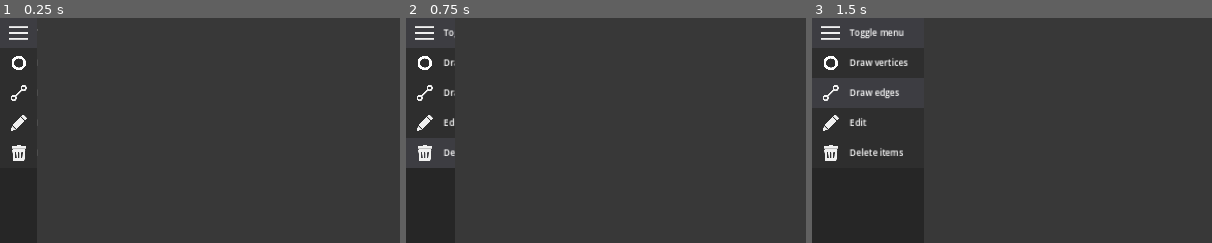
Above: before the commit, frames 1-3 (left to right).
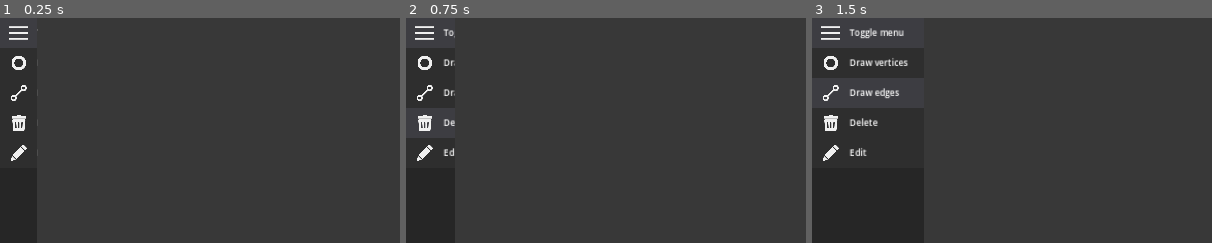
Above: after the commit, the same moments.

Repository: SergioQuintanillaGracia/graphicate
Game: Godot game, scene res://scenes/main.tscn
Two runs of this game, one before a commit and one after it. Both use one fixed random seed, a clock stepped at 60 frames per second and the inputs below.
Inputs (mouse positions are % of the whole screen's width and height, from its top left):
- Up to frame 1 (0.25 s): no input
- Up to frame 2 (0.75 s): tap Enter (custom_ui_accept) at 0.5 s; move the mouse to (2, 3) at 0.52 s; tap D (delete_mode) at 0.6 s; click (2, 3) at 0.67 s
- Up to frame 3 (1.5 s): tap 2 (draw_edge_mode) at 0.8, 1.35 s; tap Enter (custom_ui_accept) at 1.25 s; move the mouse to (30, 55) at 1.27 s; click (30, 55) at 1.42 s
The pictures show only the part of the screen within x 0-50%, y 0-50%; the shares and areas given below are measured in that part.

The runs differ from the first frame. In frame 1, 0.4% of the frame differs, in the area x 2-7%, y 16-64%; in frame 2, 0.5%; in frame 3, 0.8%, in the area x 2-23%, y 16-64%.

Commit message:
Button repositioning, color and bug fixes

Diff:
--- a/project.godot
+++ b/project.godot
@@ -46,25 +46,29 @@
 draw_vertex_mode={
 "deadzone": 0.5,
 "events": [Object(InputEventKey,"resource_local_to_scene":false,"resource_name":"","device":-1,"window_id":0,"alt_pressed":false,"shift_pressed":false,"ctrl_pressed":false,"meta_pressed":false,"pressed":false,"keycode":0,"physical_keycode":49,"key_label":0,"unicode":49,"echo":false,"script":null)
+, Object(InputEventKey,"resource_local_to_scene":false,"resource_name":"","device":0,"window_id":0,"alt_pressed":false,"shift_pressed":false,"ctrl_pressed":false,"meta_pressed":false,"pressed":false,"keycode":0,"physical_keycode":4194439,"key_label":0,"unicode":0,"echo":false,"script":null)
 , Object(InputEventKey,"resource_local_to_scene":false,"resource_name":"","device":-1,"window_id":0,"alt_pressed":false,"shift_pressed":false,"ctrl_pressed":false,"meta_pressed":false,"pressed":false,"keycode":0,"physical_keycode":86,"key_label":0,"unicode":118,"echo":false,"script":null)
 ]
 }
 draw_edge_mode={
 "deadzone": 0.5,
 "events": [Object(InputEventKey,"resource_local_to_scene":false,"resource_name":"","device":-1,"window_id":0,"alt_pressed":false,"shift_pressed":false,"ctrl_pressed":false,"meta_pressed":false,"pressed":false,"keycode":0,"physical_keycode":50,"key_label":0,"unicode":50,"echo":false,"script":null)
+, Object(InputEventKey,"resource_local_to_scene":false,"resource_name":"","device":0,"window_id":0,"alt_pressed":false,"shift_pressed":false,"ctrl_pressed":false,"meta_pressed":false,"pressed":false,"keycode":0,"physical_keycode":4194440,"key_label":0,"unicode":0,"echo":false,"script":null)
 , Object(InputEventKey,"resource_local_to_scene":false,"resource_name":"","device":-1,"window_id":0,"alt_pressed":false,"shift_pressed":false,"ctrl_pressed":false,"meta_pressed":false,"pressed":false,"keycode":0,"physical_keycode":69,"key_label":0,"unicode":101,"echo":false,"script":null)
+]
+}
+delete_mode={
+"deadzone": 0.5,
+"events": [Object(InputEventKey,"resource_local_to_scene":false,"resource_name":"","device":-1,"window_id":0,"alt_pressed":false,"shift_pressed":false,"ctrl_pressed":false,"meta_pressed":false,"pressed":false,"keycode":0,"physical_keycode":51,"key_label":0,"unicode":51,"echo":false,"script":null)
+, Object(InputEventKey,"resource_local_to_scene":false,"resource_name":"","device":0,"window_id":0,"alt_pressed":false,"shift_pressed":false,"ctrl_pressed":false,"meta_pressed":false,"pressed":false,"keycode":0,"physical_keycode":4194441,"key_label":0,"unicode":0,"echo":false,"script":null)
+, Object(InputEventKey,"resource_local_to_scene":false,"resource_name":"","device":-1,"window_id":0,"alt_pressed":false,"shift_pressed":false,"ctrl_pressed":false,"meta_pressed":false,"pressed":false,"keycode":0,"physical_keycode":68,"key_label":0,"unicode":100,"echo":false,"script":null)
 ]
 }
 edit_mode={
 "deadzone": 0.5,
-"events": [Object(InputEventKey,"resource_local_to_scene":false,"resource_name":"","device":-1,"window_id":0,"alt_pressed":false,"shift_pressed":false,"ctrl_pressed":false,"meta_pressed":false,"pressed":false,"keycode":51,"physical_keycode":51,"key_label":51,"unicode":51,"echo":false,"script":null)
+"events": [Object(InputEventKey,"resource_local_to_scene":false,"resource_name":"","device":-1,"window_id":0,"alt_pressed":false,"shift_pressed":false,"ctrl_pressed":false,"meta_pressed":false,"pressed":false,"keycode":0,"physical_keycode":52,"key_label":0,"unicode":52,"echo":false,"script":null)
+, Object(InputEventKey,"resource_local_to_scene":false,"resource_name":"","device":0,"window_id":0,"alt_pressed":false,"shift_pressed":false,"ctrl_pressed":false,"meta_pressed":false,"pressed":false,"keycode":0,"physical_keycode":4194442,"key_label":0,"unicode":0,"echo":false,"script":null)
 , Object(InputEventKey,"resource_local_to_scene":false,"resource_name":"","device":-1,"window_id":0,"alt_pressed":false,"shift_pressed":false,"ctrl_pressed":false,"meta_pressed":false,"pressed":false,"keycode":0,"physical_keycode":81,"key_label":0,"unicode":113,"echo":false,"script":null)
-]
-}
-delete_mode={
-"deadzone": 0.5,
-"events": [Object(InputEventKey,"resource_local_to_scene":false,"resource_name":"","device":-1,"window_id":0,"alt_pressed":false,"shift_pressed":false,"ctrl_pressed":false,"meta_pressed":false,"pressed":false,"keycode":0,"physical_keycode":52,"key_label":0,"unicode":52,"echo":false,"script":null)
-, Object(InputEventKey,"resource_local_to_scene":false,"resource_name":"","device":-1,"window_id":0,"alt_pressed":false,"shift_pressed":false,"ctrl_pressed":false,"meta_pressed":false,"pressed":false,"keycode":0,"physical_keycode":68,"key_label":0,"unicode":100,"echo":false,"script":null)
 ]
 }
 add_image={
--- a/scenes/edge.tscn
+++ b/scenes/edge.tscn
@@ -4,6 +4,7 @@
 
 [node name="edge" type="Line2D"]
 width = 4.0
+default_color = Color(0.941176, 0.941176, 0.941176, 1)
 script = ExtResource("1_2145c")
 
 [node name="Area2D" type="Area2D" parent="."]
--- a/scenes/main.tscn
+++ b/scenes/main.tscn
@@ -173,7 +173,7 @@
 
 [node name="Icon" type="Sprite2D" parent="HBoxContainer/Sidebar/VBoxContainer/TopContainer/DrawVertexButton"]
 position = Vector2(30, 24)
-scale = Vector2(0.09, 0.09)
+scale = Vector2(0.18, 0.18)
 texture = ExtResource("2_iww1y")
 
 [node name="Label" type="Label" parent="HBoxContainer/Sidebar/VBoxContainer/TopContainer/DrawVertexButton"]
@@ -224,10 +224,44 @@
 label_settings = SubResource("LabelSettings_l51oh")
 vertical_alignment = 1
 
+[node name="DeleteButton" type="Control" parent="HBoxContainer/Sidebar/VBoxContainer/TopContainer"]
+custom_minimum_size = Vector2(60, 48)
+layout_mode = 2
+metadata/ButtonIdentifier = 2
+
+[node name="ColorRect" type="ColorRect" parent="HBoxContainer/Sidebar/VBoxContainer/TopContainer/DeleteButton"]
+layout_mode = 1
+anchors_preset = 15
+anchor_right = 1.0
+anchor_bottom = 1.0
+grow_horizontal = 2
+grow_vertical = 2
+mouse_filter = 2
+color = Color(0.180392, 0.180392, 0.180392, 1)
+
+[node name="Icon" type="Sprite2D" parent="HBoxContainer/Sidebar/VBoxContainer/TopContainer/DeleteButton"]
+position = Vector2(30, 24)
+scale = Vector2(0.2, 0.2)
+texture = ExtResource("6_g2uue")
+
+[node name="Label" type="Label" parent="HBoxContainer/Sidebar/VBoxContainer/TopContainer/DeleteButton"]
+layout_mode = 1
+anchors_preset = 4
+anchor_top = 0.5
+anchor_bottom = 0.5
+offset_left = 60.0
+offset_top = -20.0
+offset_right = 247.0
+offset_bottom = 20.0
+grow_vertical = 2
+text = "Delete"
+label_settings = SubResource("LabelSettings_l51oh")
+vertical_alignment = 1
+
 [node name="EditButton" type="Control" parent="HBoxContainer/Sidebar/VBoxContainer/TopContainer"]
 custom_minimum_size = Vector2(60, 48)
 layout_mode = 2
-metadata/ButtonIdentifier = 2
+metadata/ButtonIdentifier = 3
 
 [node name="ColorRect" type="ColorRect" parent="HBoxContainer/Sidebar/VBoxContainer/TopContainer/EditButton"]
 layout_mode = 1
@@ -255,40 +289,6 @@
 offset_bottom = 20.0
 grow_vertical = 2
 text = "Edit"
-label_settings = SubResource("LabelSettings_l51oh")
-vertical_alignment = 1
-
-[node name="DeleteButton" type="Control" parent="HBoxContainer/Sidebar/VBoxContainer/TopContainer"]
-custom_minimum_size = Vector2(60, 48)
-layout_mode = 2
-metadata/ButtonIdentifier = 3
-
-[node name="ColorRect" type="ColorRect" parent="HBoxContainer/Sidebar/VBoxContainer/TopContainer/DeleteButton"]
-layout_mode = 1
-anchors_preset = 15
-anchor_right = 1.0
-anchor_bottom = 1.0
-grow_horizontal = 2
-grow_vertical = 2
-mouse_filter = 2
-color = Color(0.180392, 0.180392, 0.180392, 1)
-
-[node name="Icon" type="Sprite2D" parent="HBoxContainer/Sidebar/VBoxContainer/TopContainer/DeleteButton"]
-position = Vector2(30, 24)
-scale = Vector2(0.2, 0.2)
-texture = ExtResource("6_g2uue")
-
-[node name="Label" type="Label" parent="HBoxContainer/Sidebar/VBoxContainer/TopContainer/DeleteButton"]
-layout_mode = 1
-anchors_preset = 4
-anchor_top = 0.5
-anchor_bottom = 0.5
-offset_left = 60.0
-offset_top = -20.0
-offset_right = 247.0
-offset_bottom = 20.0
-grow_vertical = 2
-text = "Delete items"
 label_settings = SubResource("LabelSettings_l51oh")
 vertical_alignment = 1
 
--- a/scripts/main.gd
+++ b/scripts/main.gd
@@ -12,8 +12,8 @@
 
 const MODE_DRAW_VERTICES: int = 0
 const MODE_DRAW_EDGES: int = 1
-const MODE_EDIT: int = 2
-const MODE_DELETE: int = 3
+const MODE_DELETE: int = 2
+const MODE_EDIT: int = 3
 
 var current_mode: int
 var previous_mode: int
@@ -61,11 +61,11 @@
 	if Input.is_action_just_pressed("draw_edge_mode"):
 		set_current_mode(MODE_DRAW_EDGES)
 
+	if Input.is_action_just_pressed("delete_mode"):
+		set_current_mode(MODE_DELETE)
+
 	if Input.is_action_just_pressed("edit_mode"):
 		set_current_mode(MODE_EDIT)
-
-	if Input.is_action_just_pressed("delete_mode"):
-		set_current_mode(MODE_DELETE)
 
 	if Input.is_action_just_pressed("toggle_menu"):
 		$HBoxContainer/Sidebar/VBoxContainer/TopContainer/ToggleButton.play_animation()
@@ -137,7 +137,13 @@
 func set_current_mode(new_mode: int):
 	previous_mode = current_mode
 	current_mode = new_mode
-	update_selected_button()
+
+	if previous_mode != new_mode:
+		update_selected_button()
+
+		if previous_mode == MODE_DRAW_EDGES:
+			if current_line != null:
+				cancel_line()
 
 
 func draw_vertex(position: Vector2, name: String):
@@ -165,16 +171,16 @@
 			set_current_mode(MODE_DRAW_EDGES)
 
 
+func _on_delete_button_gui_input(event):
+	if event is InputEventMouseButton:
+		if event.get_button_index() == 1 && event.is_pressed():
+			set_current_mode(MODE_DELETE)
+
+
 func _on_edit_button_gui_input(event):
 	if event is InputEventMouseButton:
 		if event.get_button_index() == 1 && event.is_pressed():
 			set_current_mode(MODE_EDIT)
-
-
-func _on_delete_button_gui_input(event):
-	if event is InputEventMouseButton:
-		if event.get_button_index() == 1 && event.is_pressed():
-			set_current_mode(MODE_DELETE)
 
 
 func _on_image_button_gui_input(event):
@@ -260,7 +266,7 @@
 
 					graph.erase(mouse_over_vertex)
 
-					# Erase the lines we need to clear from every vertex theym were connected to
+					# Erase the lines we need to clear from every vertex they were connected to
 					for vertex in graph:
 						for edge_list in graph[vertex]:
 							if edge_list[0] in edges_to_clear:
Binary file changed: icons/settings_icon.png
Binary file changed: icons/vertex.png
Binary file changed: icons/vertex_icon.png
Not shown: 1 places in scenes/main.tscn that only renumber resources
